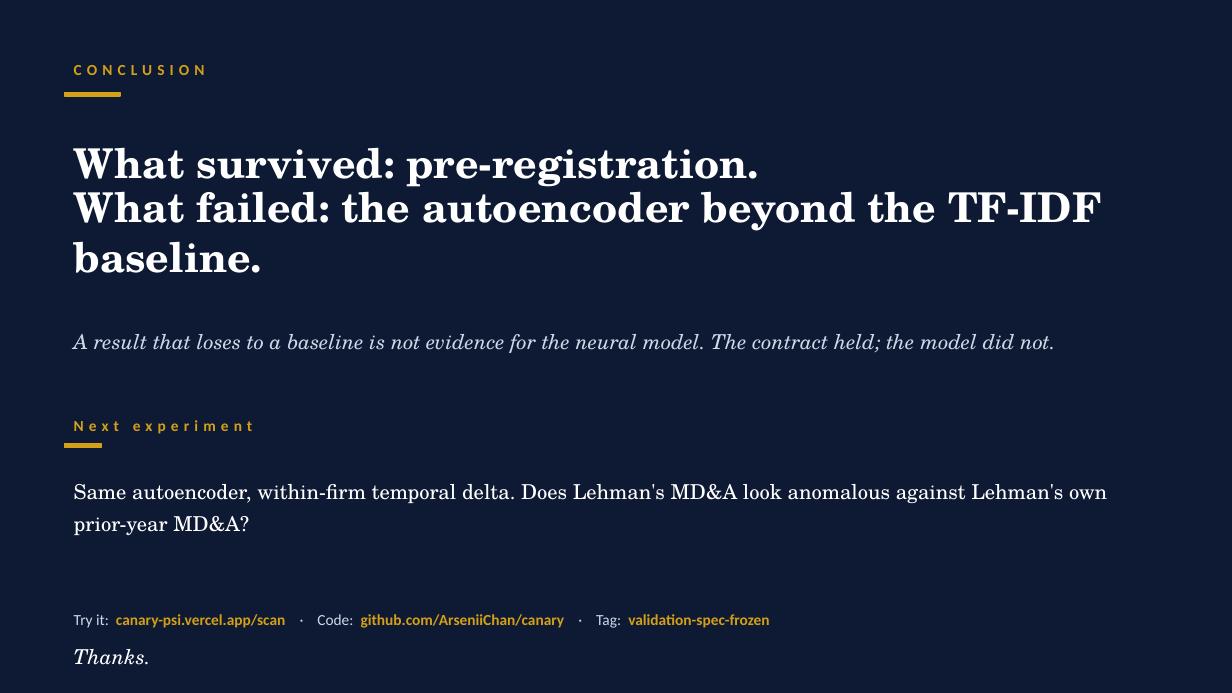
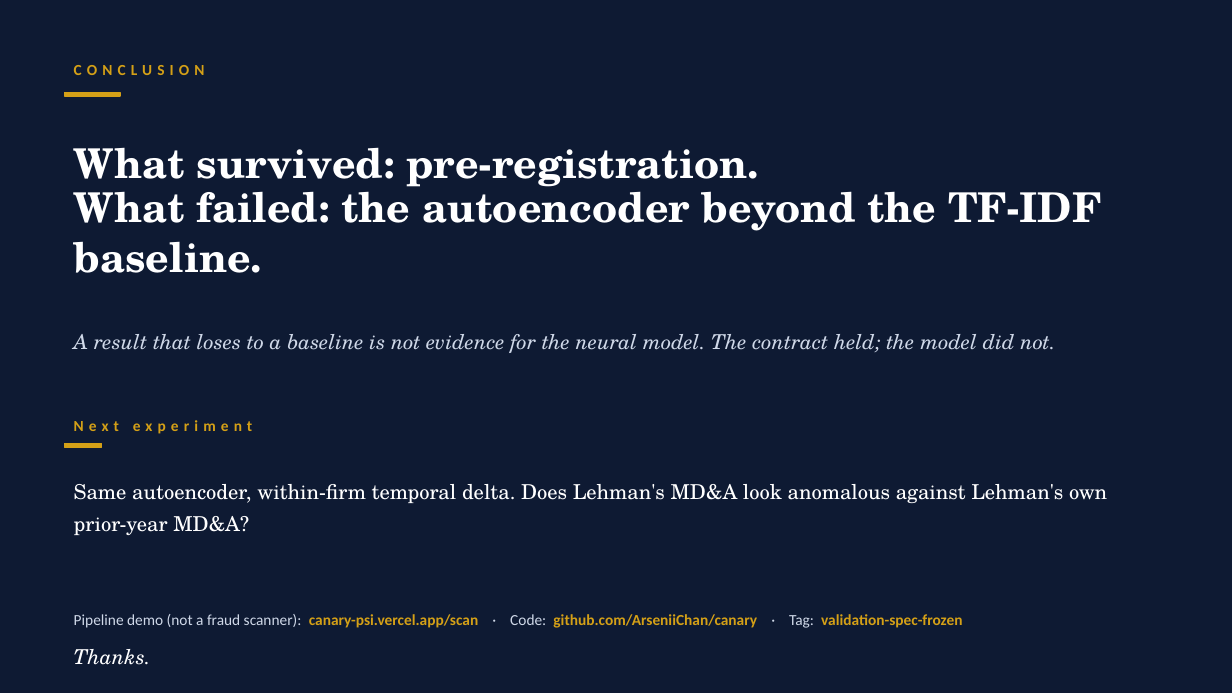
Before and after one commit to ArseniiChan/canary, a slide deck: slide 7 of reports/canary_deck.pptx. Drawn at 1232x693 pixels with LibreOffice and Linux fonts; fonts in the diff are those of the drawing. Boxes give left, top, right and bottom in pixels: in the first picture for what was removed or moved away, otherwise in the second. Text is boxed around its words. In the diff, an @@ line names an element or a change of style, - is before the commit and + after.

```diff
--- a/reports/canary_deck.pptx
+++ b/reports/canary_deck.pptx
@@ text at [74, 614, 962, 628]: text changed @@
-Try it: canary-psi.vercel.app/scan · Code: github.com/ArseniiChan/canary · Tag: validation-spec-frozen
+Pipeline demo (not a fraud scanner): canary-psi.vercel.app/scan · Code: github.com/ArseniiChan/canary · Tag: validation-spec-frozen
```
Also in this commit, not shown: 5 other slides changed, 2 other files.
